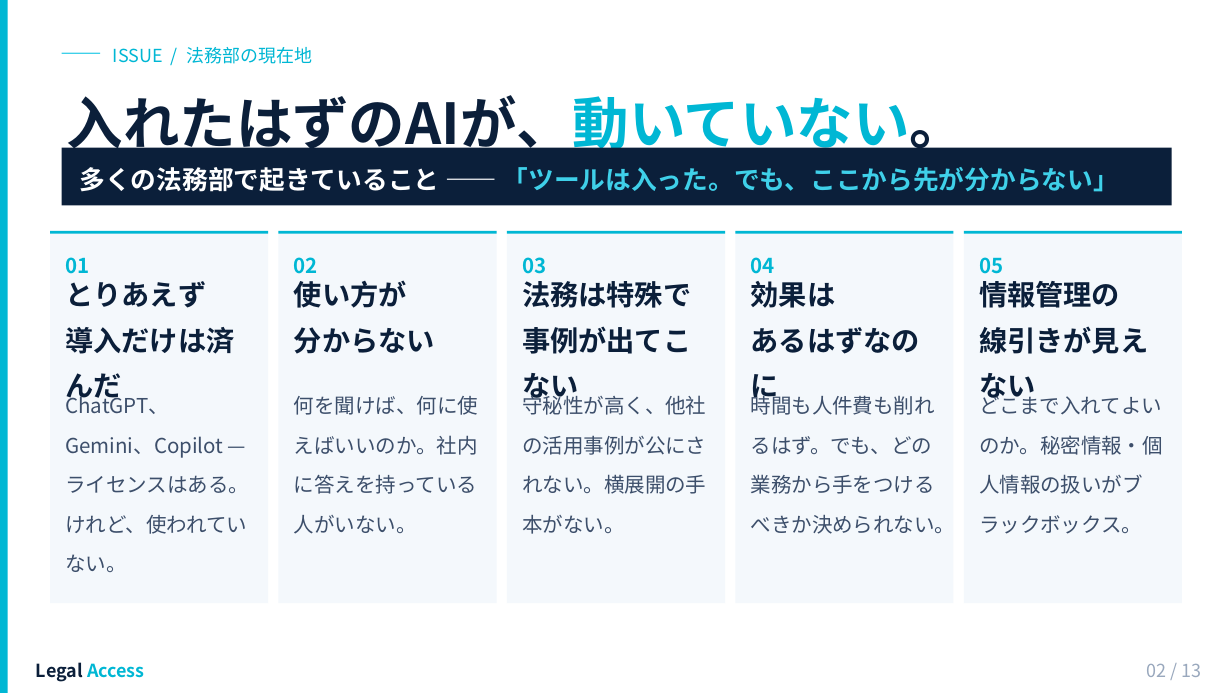
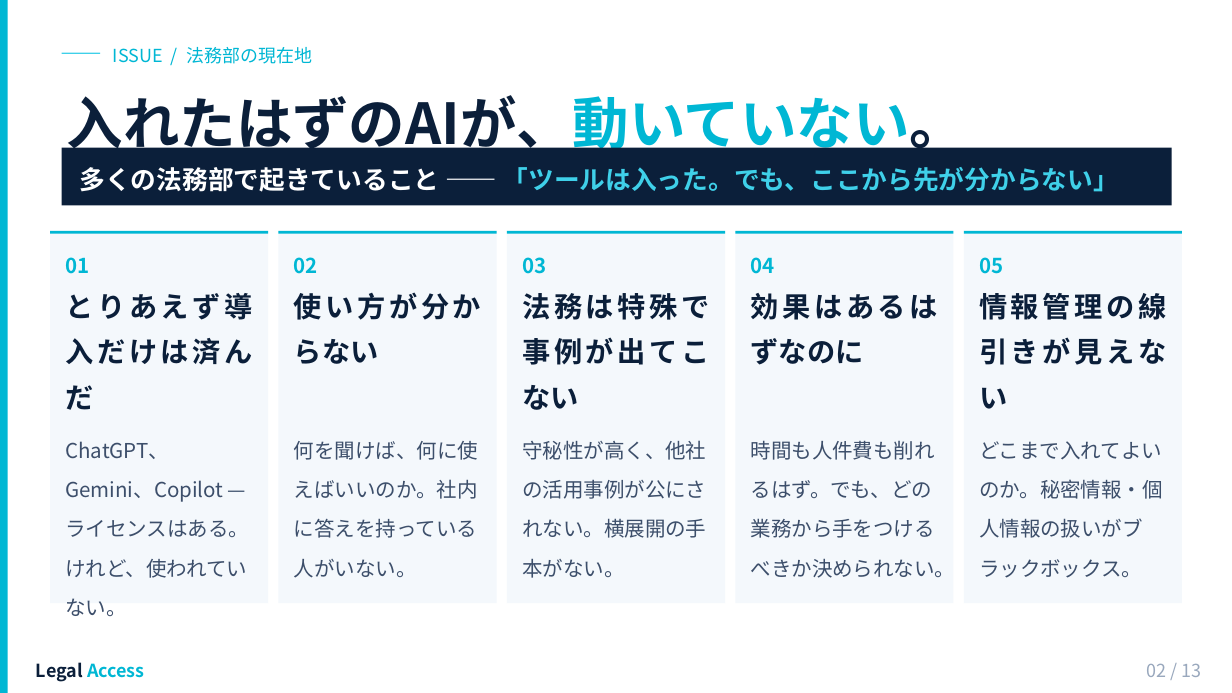
Before and after one commit to Legal-Access/marketing-slides, a slide deck: slide 2 of 44_法務生成AI導入ロードマップ策定・推進/法務生成AIスライド作成/20260517_LegalAccess_法務AIロードマップ提案.pptx. Drawn at 1232x693 pixels with LibreOffice and Linux fonts; fonts in the diff are those of the drawing. Boxes give left, top, right and bottom in pixels: in the first picture for what was removed or moved away, otherwise in the second. Text is boxed around its words. In the diff, an @@ line names an element or a change of style, - is before the commit and + after.

```diff
--- a/44_法務生成AI導入ロードマップ策定・推進/法務生成AIスライド作成/20260517_LegalAccess_法務AIロードマップ提案.pptx
+++ b/44_法務生成AI導入ロードマップ策定・推進/法務生成AIスライド作成/20260517_LegalAccess_法務AIロードマップ提案.pptx
@@ text at (x1=65, y1=293, x2=252, y2=365): text changed @@
-とりあえず
-導入だけは済んだ
+とりあえず導入だけは済んだ
@@ text at (x1=294, y1=292, x2=481, y2=364): text changed @@
-使い方が
-分からない
+使い方が分からない
@@ text at (x1=522, y1=293, x2=709, y2=410): text changed @@
-法務は特殊で
-事例が出てこない
+法務は特殊で事例が出てこない
@@ text at (x1=751, y1=293, x2=938, y2=365): text changed @@
-効果は
-あるはずなのに
+効果はあるはずなのに
@@ text at (x1=979, y1=293, x2=1166, y2=365): text changed @@
-情報管理の
-線引きが見えない
+情報管理の線引きが見えない
@@ text "ChatGPT、Gemini、Copilot — ライセンスはある。けれど、使われていない。" rewrapped from (x1=65, y1=393, x2=249, y2=572) to (x1=65, y1=441, x2=249, y2=616) @@
@@ text "何を聞けば、何に使えばいいのか。社内に答えを持っている人がいない。" moved from (x1=294, y1=396, x2=478, y2=534) to (x1=294, y1=441, x2=478, y2=578) @@
@@ text "守秘性が高く、他社の活用事例が公にされない。横展開の手本がない。" moved from (x1=522, y1=393, x2=706, y2=534) to (x1=522, y1=440, x2=706, y2=578) @@
@@ text "時間も人件費も削れるはず。でも、どの業務から手をつけるべきか決められない。" moved from (x1=751, y1=393, x2=956, y2=534) to (x1=751, y1=440, x2=956, y2=578) @@
@@ text "どこまで入れてよいのか。秘密情報・個人情報の扱いがブラックボックス。" rewrapped from (x1=979, y1=393, x2=1163, y2=534) to (x1=979, y1=441, x2=1163, y2=578) @@
```
Also in this commit, not shown: 12 other slides changed.
